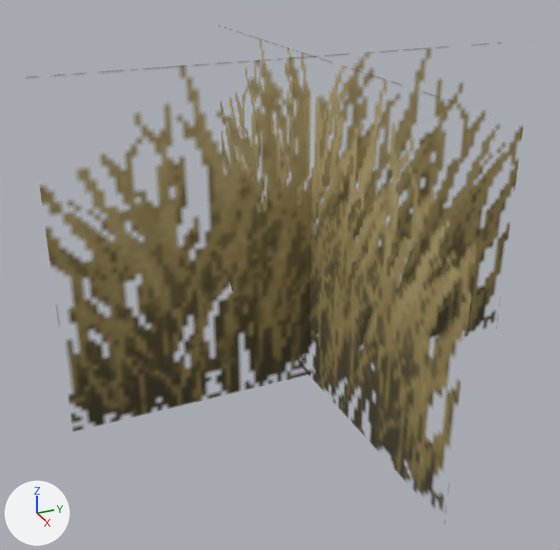
The glTF model game/assets/rally/cdi_stage1/vegetacion/pasto_02.glb: old version first, new version second.
Camera for both pictures: a 50 mm camera at (0.479, -0.241, 0.333) aimed at (0.003, -0.026, 0.095). Arrows for +X, +Y and +Z are at lower left; the lights stay in place. The picture after the commit comes second.

Objects in the first picture: 'pasto_02'.
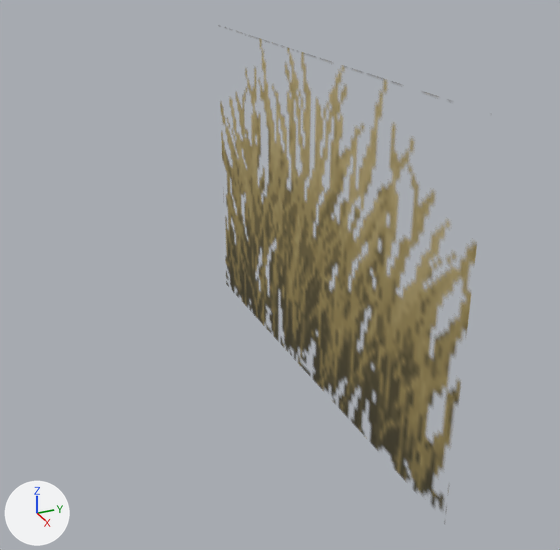
What differs and where, as boxes (x1, y1, x2, y2) in the pictures (560 x 550 px):
```json
{"object": "pasto_02", "change": "reshaped", "before": [40, 38, 523, 509], "after": [220, 38, 477, 509], "on screen": "47% narrower"}
{"part": 1, "of": "me_pasto_02", "change": "deleted", "before": [40, 48, 523, 432], "on screen": "brown"}
```

The change, as JSON lines over the scene's bpy script:
```json
{"block": "me_pasto_02", "where": "# used by ob_pasto_02; location = (0.0, 0.0, 0.0)"}
{"op": "remove", "block": "me_pasto_02", "code": "me_pasto_02.from_pydata(...)  # 8 vertices, 4 faces; spans x -0.188..0.188, y -0.188..0.188, z 0.0..0.25"}
{"op": "add", "block": "me_pasto_02", "code": "me_pasto_02.from_pydata(...)  # 4 vertices, 2 faces; spans x -0.188..0.188, y 0.0, z 0.0..0.25"}
{"block": "me_pasto_02", "change": "me_pasto_02 part 1: the loose piece of 4 vertices spanning x 0.0, y -0.188..0.188, z 0.0..0.25 is deleted"}
```
